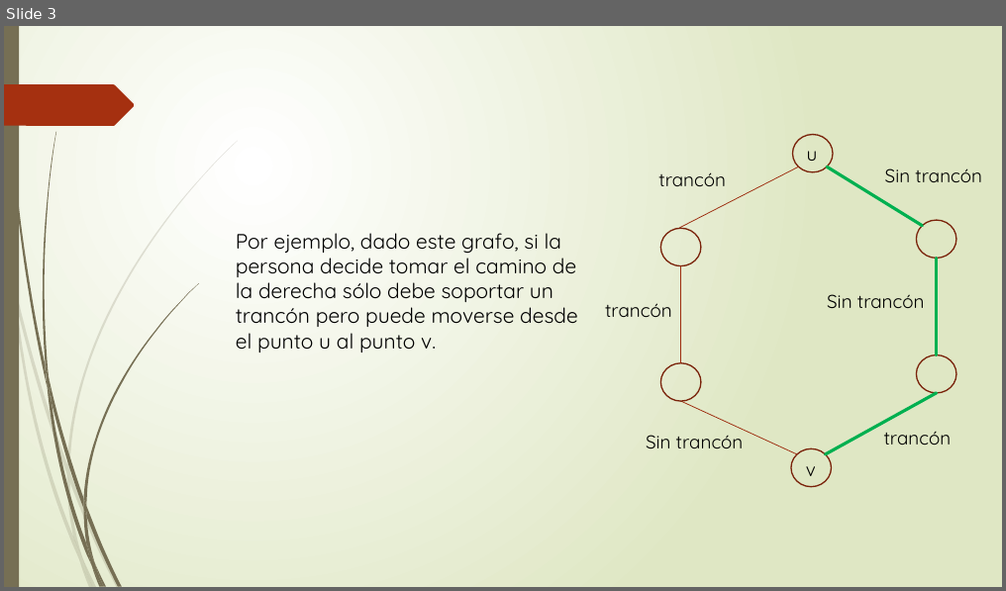
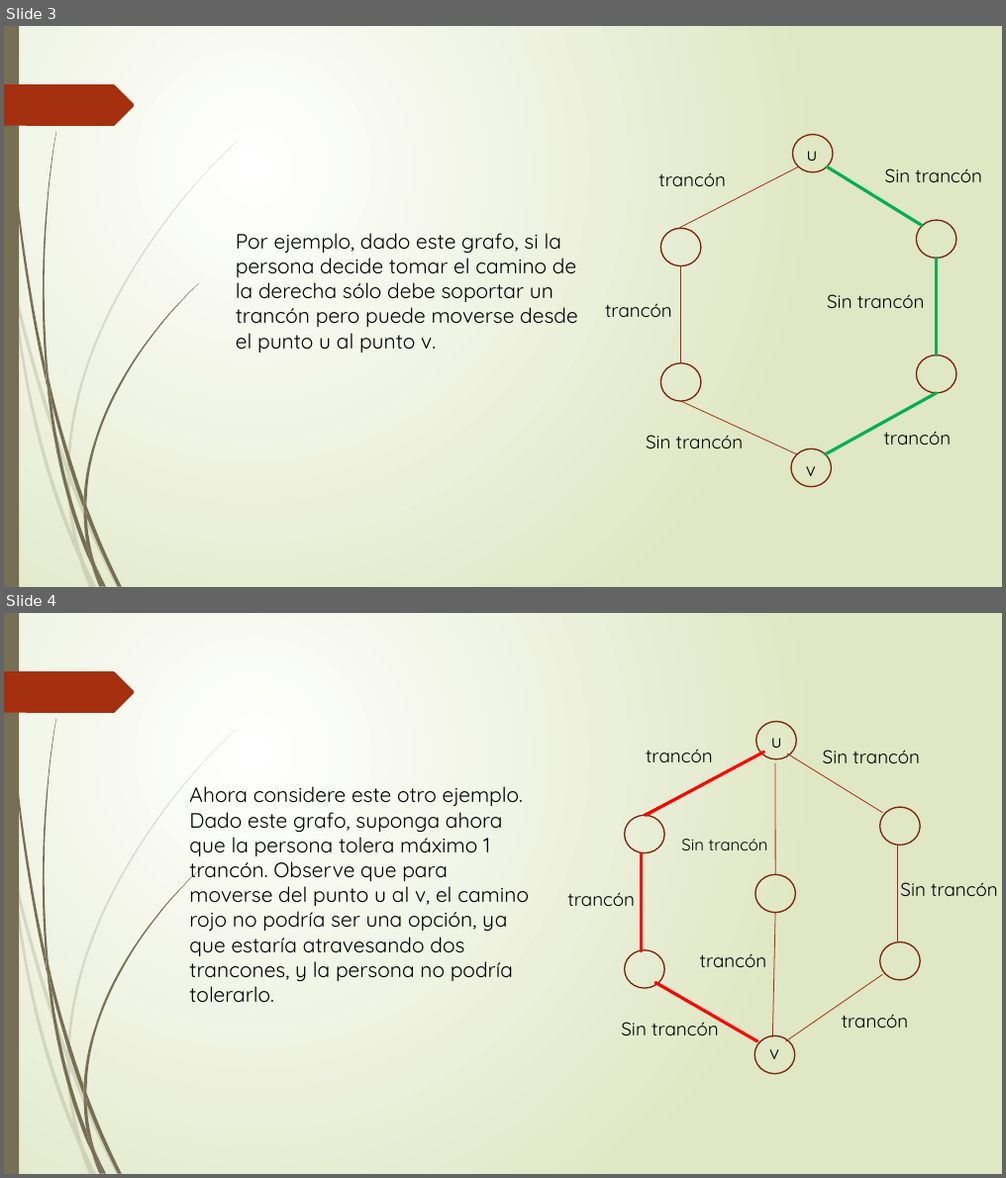
Before and after one commit to juanksRuiz/Proyecto-LCC, a slide deck: Problema de caminos con trancones.pptx. Shown one above the other, each under a label of ours: slide 3 before the commit, slides 3 and 4 after it. The pictures are 1006x591 and 1006x1178 pixels, drawn with LibreOffice and Linux fonts; fonts in the diff are those of the drawing. Boxes give left, top, right and bottom in pixels: in the first picture for what was removed or moved away, otherwise in the second. Text is boxed around its words. In the diff, an @@ line names an element or a change of style, - is before the commit and + after.

```diff
--- a/Problema de caminos con trancones.pptx
+++ b/Problema de caminos con trancones.pptx
@@ slide 4 added at (4, 613, 1002, 1174), background gradient #FFFFFF to #DFE8C4; not listed: 24 template elements that a slide beside it also shows @@
@@ text added at (646, 749, 713, 762), 18 pt, text #000000 @@
+trancón
@@ line added from (764, 753) to (646, 815), #FF0000 3 pt @@
@@ text added at (771, 738, 782, 748), 18 pt, text #000000 @@
+u
@@ line added from (788, 754) to (883, 813), #9E2E0F 0.75 pt @@
@@ text added at (823, 750, 920, 763), 18 pt, text #000000 @@
+Sin trancón
@@ text added at (189, 786, 529, 1003), 20 pt, text #000000 @@
+Ahora considere este otro ejemplo. Dado este grafo, suponga ahora que la persona tolera máximo 1 trancón. Observe que para moverse del punto u al v, el camino rojo no podría ser una opción, ya que estaría atravesando dos trancones, y la persona no podría tolerarlo.
@@ line added from (776, 763) to (776, 875), #9E2E0F 0.75 pt @@
@@ group added at (625, 722, 921, 854): 3 ellipses, 1 line @@
@@ text added at (681, 839, 768, 851), 16 pt, text #000000 @@
+Sin trancón
@@ line added from (898, 845) to (898, 943), #9E2E0F 0.75 pt @@
@@ line added from (642, 854) to (642, 951), #9E2E0F 0.75 pt @@
@@ line added from (642, 854) to (642, 952), #FF0000 3 pt @@
@@ ellipse added at (755, 875, 796, 913), outline #7A240C 1.25 pt @@
@@ text added at (567, 892, 635, 906), 18 pt, text #000000 @@
+trancón
@@ text added at (900, 882, 998, 896), 18 pt, text #000000 @@
+Sin trancón
@@ line added from (776, 912) to (773, 1038), #9E2E0F 0.75 pt @@
@@ ellipse added at (625, 951, 665, 989), outline #7A240C 1.25 pt @@
@@ text added at (700, 955, 767, 967), 18 pt, text #000000 @@
+trancón
@@ ellipse added at (880, 943, 921, 980), outline #7A240C 1.25 pt @@
@@ line added from (656, 983) to (757, 1042), #FF0000 3 pt @@
@@ line added from (786, 1042) to (883, 974), #9E2E0F 0.75 pt @@
@@ text added at (621, 1016, 719, 1036), 18 pt, text #000000 @@
+Sin trancón
@@ text added at (842, 1015, 909, 1028), 18 pt, text #000000 @@
+trancón
@@ ellipse added at (754, 1036, 795, 1074), outline #7A240C 1.25 pt @@
@@ text added at (769, 1050, 779, 1059), 18 pt, text #000000 @@
+v
```
Also in this commit, not shown: 1 slide changed, 1 other slide added.
